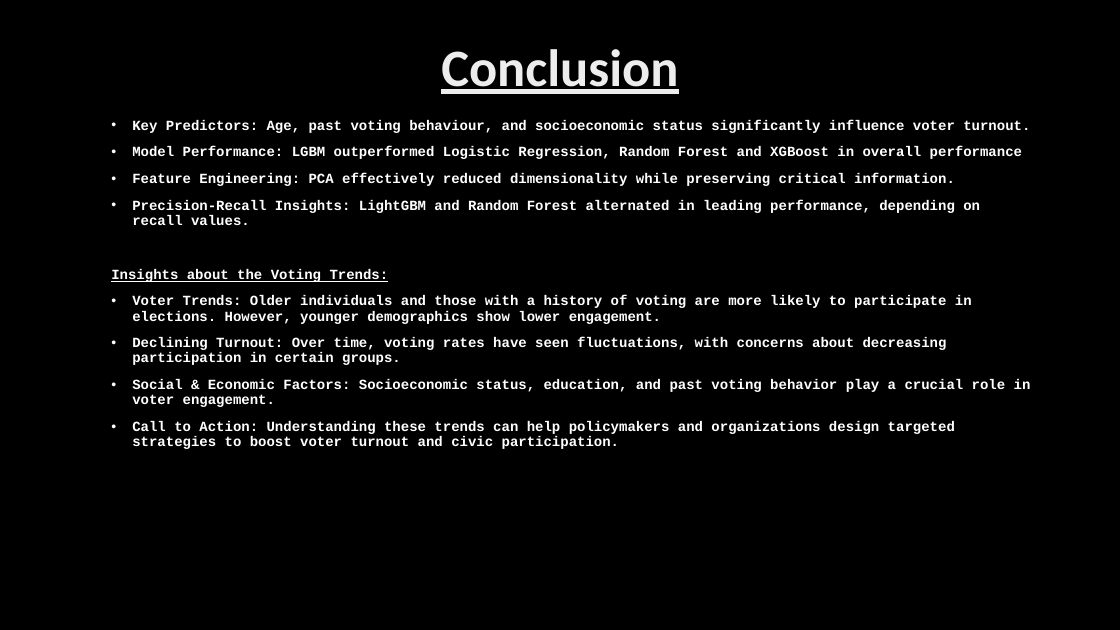
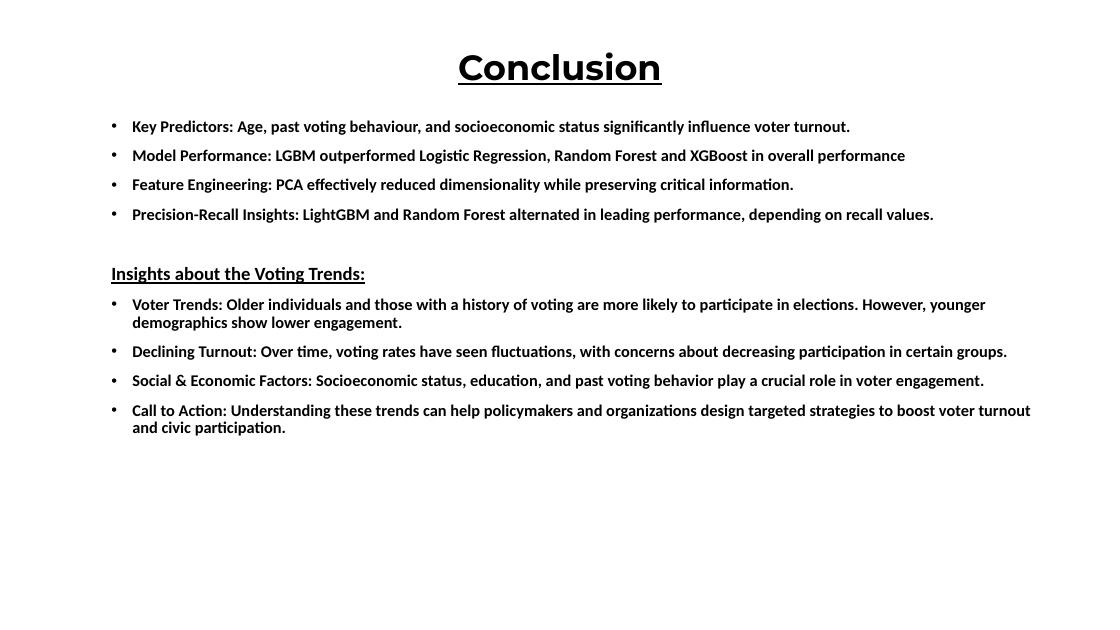
Before and after one commit to Anu589/Voter-Turnout-Prediction, a slide deck: slide 6 of Voter Turnout Prediction.pptx. Drawn at 1120x630 pixels with LibreOffice and Linux fonts; fonts in the diff are those of the drawing; background and template pictures are left out. Boxes give left, top, right and bottom in pixels: in the first picture for what was removed or moved away, otherwise in the second. Text is boxed around its words. In the diff, an @@ line names an element or a change of style, - is before the commit and + after.

```diff
--- a/Voter Turnout Prediction.pptx
+++ b/Voter Turnout Prediction.pptx
@@ background picture (left out) to #FFFFFF @@
@@ title "Conclusion" at (458, 52, 661, 85): size 45 to 30 pt, font Calibri to Montserrat, text colour gradient #BFBFBF to #EDEDED to #FFFFFF to #000000 @@
@@ text "Key Predictors: Age, past voting ..." at (111, 120, 1031, 436): size 12 to 14 pt, font Courier New to Calibri, text colour #FFFFFF to #000000; size 12 to 16 pt in "Insights about the Voting Trends:" @@
```
Also in this commit, not shown: 5 other slides changed.
